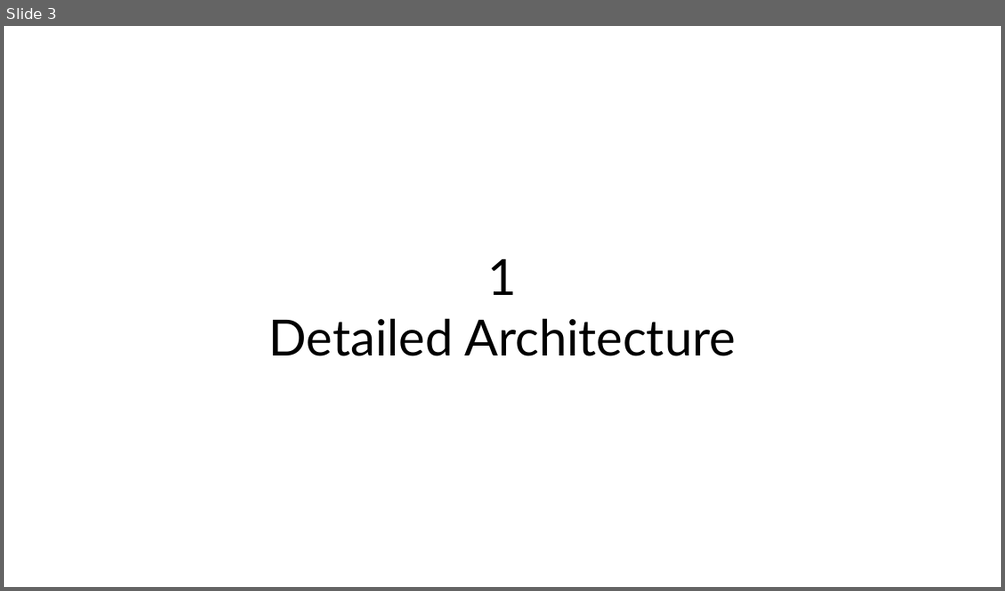
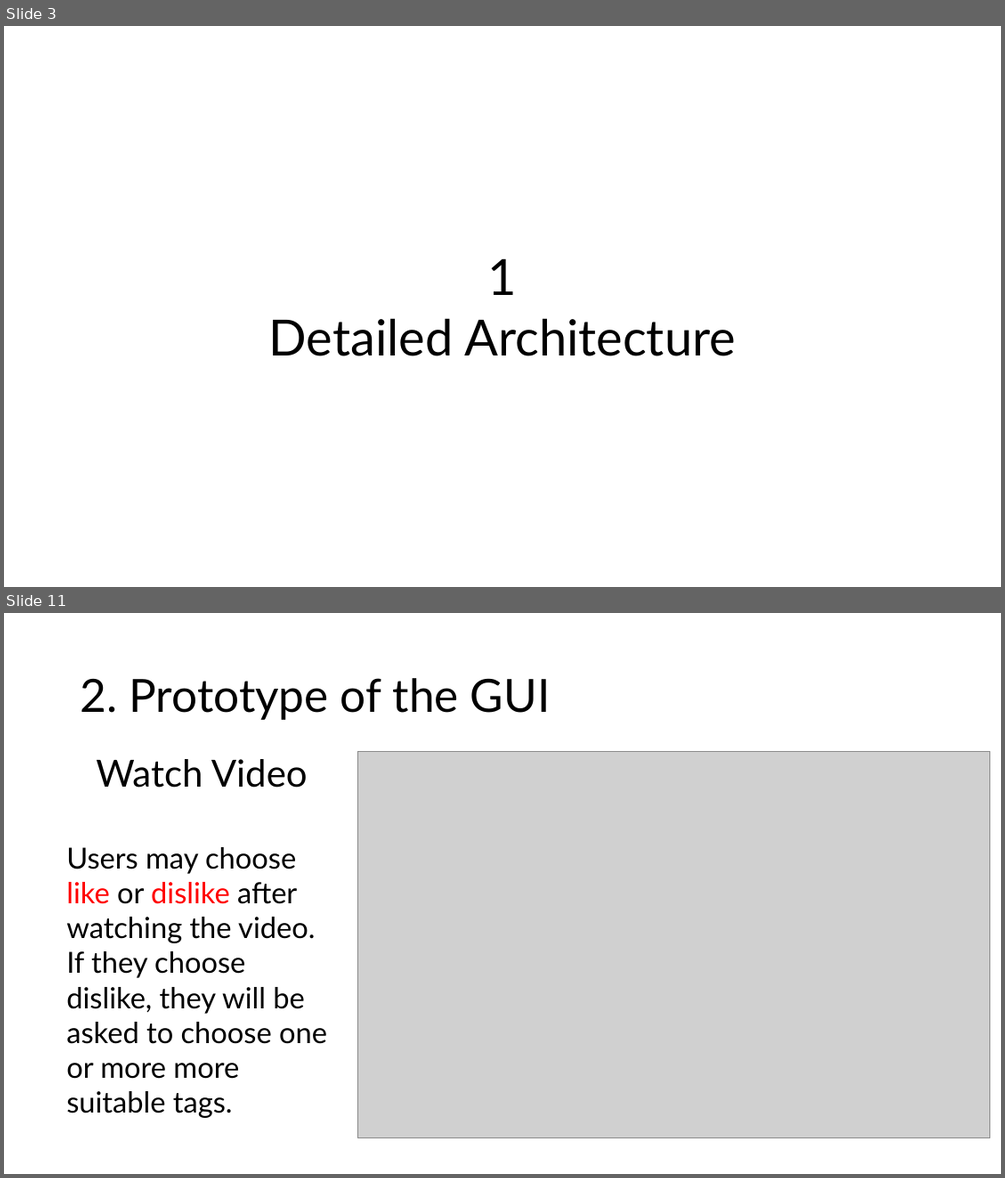
Before and after one commit to SilentStars/TEDTalksDataMining, a slide deck: Documents/Documents&Slides/ElaborationStep.pptx. Shown one above the other, each under a label of ours: slide 3 before the commit, slides 3 and 11 after it; the slides between them are not shown. The pictures are 1005x591 and 1005x1178 pixels, drawn with LibreOffice and Linux fonts; fonts in the diff are those of the drawing; grey boxes stand for pictures. Boxes give left, top, right and bottom in pixels: in the first picture for what was removed or moved away, otherwise in the second. Text is boxed around its words. In the diff, an @@ line names an element or a change of style, - is before the commit and + after.

```diff
--- a/Documents/Documents&Slides/ElaborationStep.pptx
+++ b/Documents/Documents&Slides/ElaborationStep.pptx
@@ slide 11 added at (4,613,1001,1174), background #FFFFFF @@
@@ title added at (80,678,550,720), 44 pt, text #000000 @@
+2. Prototype of the GUI
@@ text added at (66,759,327,1118), 28 pt, text #000000 @@
+Watch Video
+Users may choose like or dislike after watching the video. If they choose dislike, they will be asked to choose one or more more suitable tags.
@@ picture added at (357,751,990,1138) @@
```
Also in this commit, not shown: 5 slides changed, 14 other slides added.
